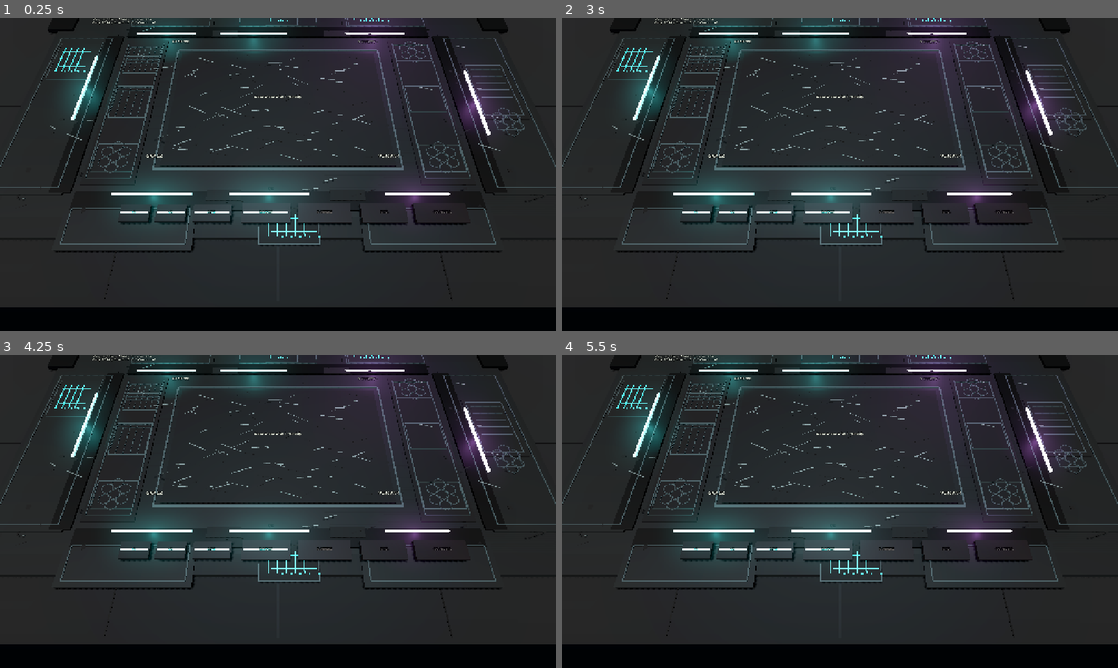
Above: before the commit, frames 1-4 (two rows, left to right).
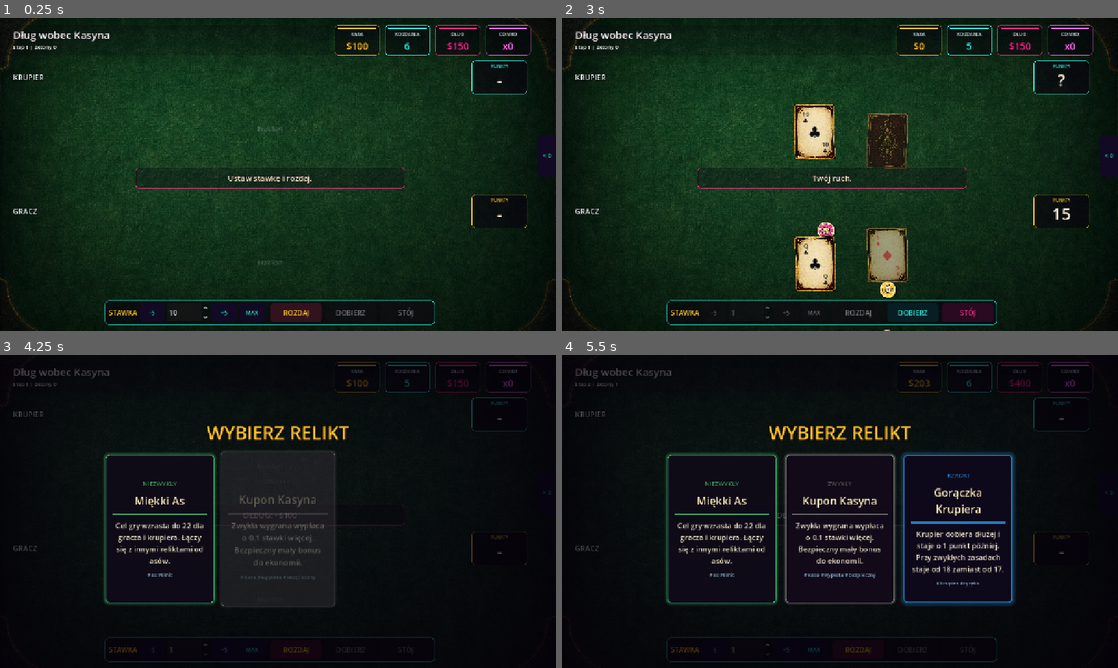
Above: after the commit, the same moments.

Repository: krychasto/debt-to-the-house
Game: Godot game, scene res://scenes/main.tscn
Same seed, same stepped clock (60 frames per second), same inputs: the game is played once before the commit and once after it. Before the commit the project starts from res://scenes/concept_table.tscn.
Inputs (mouse positions are in pixels of both pictures, inside the frame that each line leads up to):
- Up to frame 1 (0.25 s): no input
- Up to frame 2 (3 s): click (712, 312) at 0.5 s, where only the run after the commit has a clickable "-5"; click (784, 312) at 1.25 s, where only the run after the commit has a clickable "+5"; click (812, 312) at 2 s, where only the run after the commit has a clickable "MAX"; click (856, 312) at 2.75 s, where only the run after the commit has a clickable "ROZDAJ"
- Up to frame 3 (4.25 s): tap Enter at 3.5 s; move the mouse to (400, 495) at 3.52 s; hold D from 3.53 s (still down); tap R at 3.6 s; click (400, 495) at 3.67 s
- Up to frame 4 (5.5 s): move the mouse to (728, 527) at 4.27 s; release D at 4.28 s; hold S 4.28-5.03 s; tap B at 4.35 s; move the mouse to (895, 442) at 5.02 s; hold D from 5.03 s (still down); tap C at 5.1 s

The runs differ from the first frame. In frame 1, 64% of the frame differs, in the area x 0-100%, y 0-100%; in frame 2, 67%; in frame 3, 78%; in frame 4, 83%, in the area x 0-100%, y 0-99%.

Commit message:
chore: restore 2.5d table as main scene

Diff:
--- a/debt-to-the-house/project.godot
+++ b/debt-to-the-house/project.godot
@@ -11,7 +11,7 @@
 [application]
 
 config/name="debt-to-the-house"
-run/main_scene="res://scenes/concept_table.tscn"
+run/main_scene="res://scenes/main.tscn"
 config/features=PackedStringArray("4.7", "Forward Plus")
 config/icon="res://icon.svg"
 
